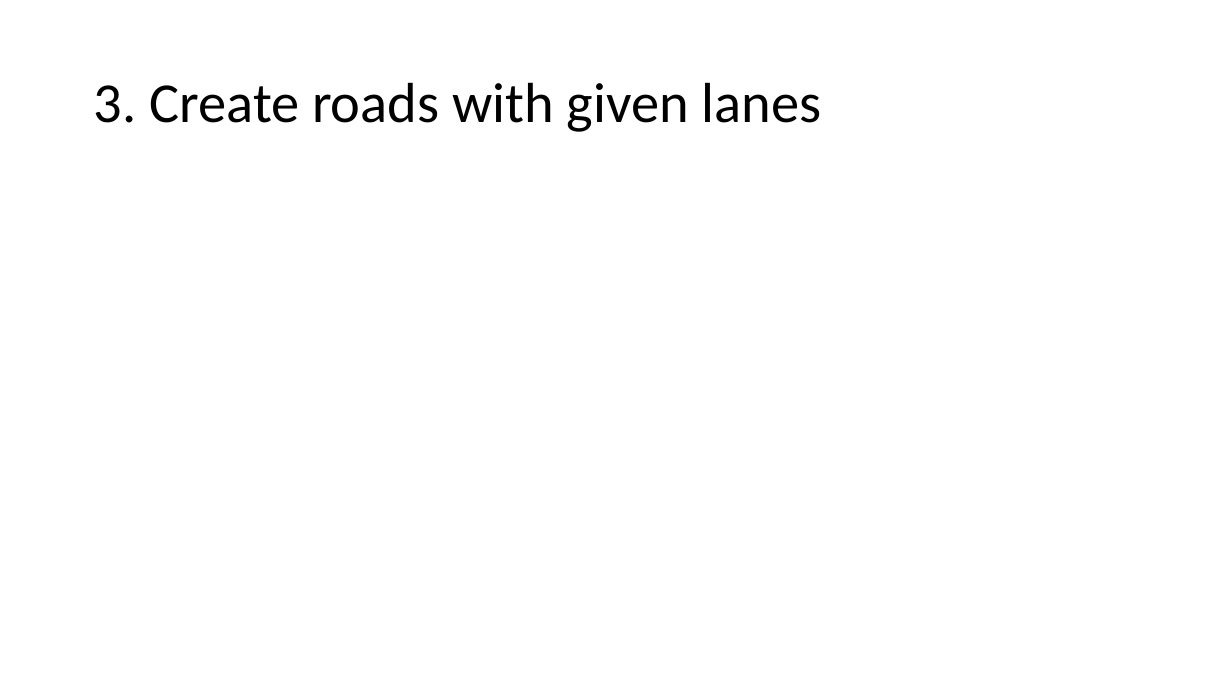
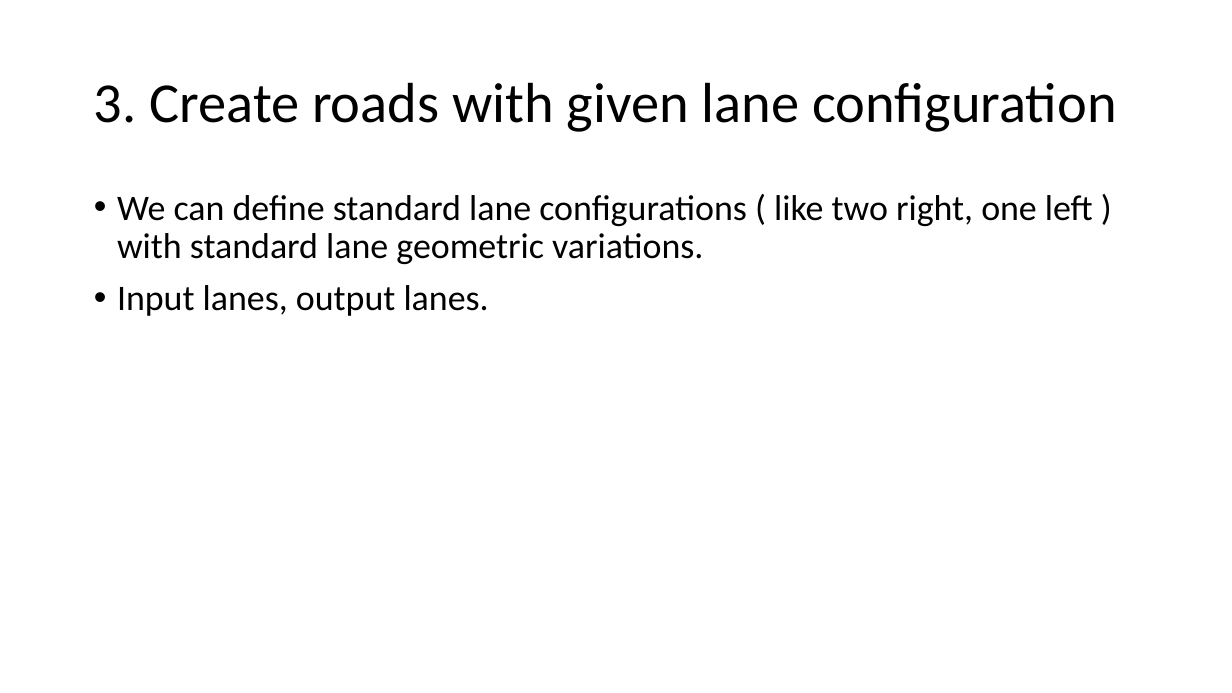
Before and after one commit to AugmentedDesignLab/junction-art, a slide deck: slide 4 of plan/challenges.pptx. Drawn at 1232x693 pixels with LibreOffice and Linux fonts; fonts in the diff are those of the drawing. Boxes give left, top, right and bottom in pixels: in the first picture for what was removed or moved away, otherwise in the second. Text is boxed around its words. In the diff, an @@ line names an element or a change of style, - is before the commit and + after.

```diff
--- a/plan/challenges.pptx
+++ b/plan/challenges.pptx
@@ title at bbox=[94, 82, 1116, 132]: text changed @@
-3. Create roads with given lanes
+3. Create roads with given lane configuration
@@ text added at bbox=[117, 195, 1093, 316], 28 pt, text #000000 @@
+• We can define standard lane configurations ( like two right, one left ) with standard lane geometric variations.
+• Input lanes, output lanes.
```
Also in this commit, not shown: 6 other slides changed, 3 slides added.
